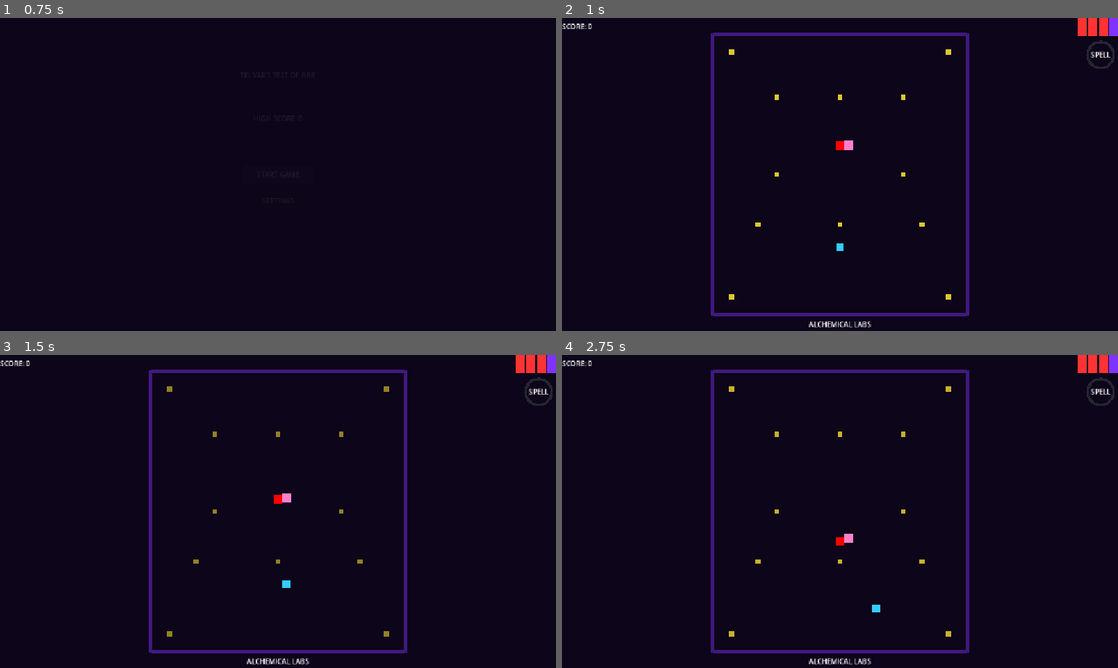
Above: before the commit, frames 1-4 (two rows, left to right).
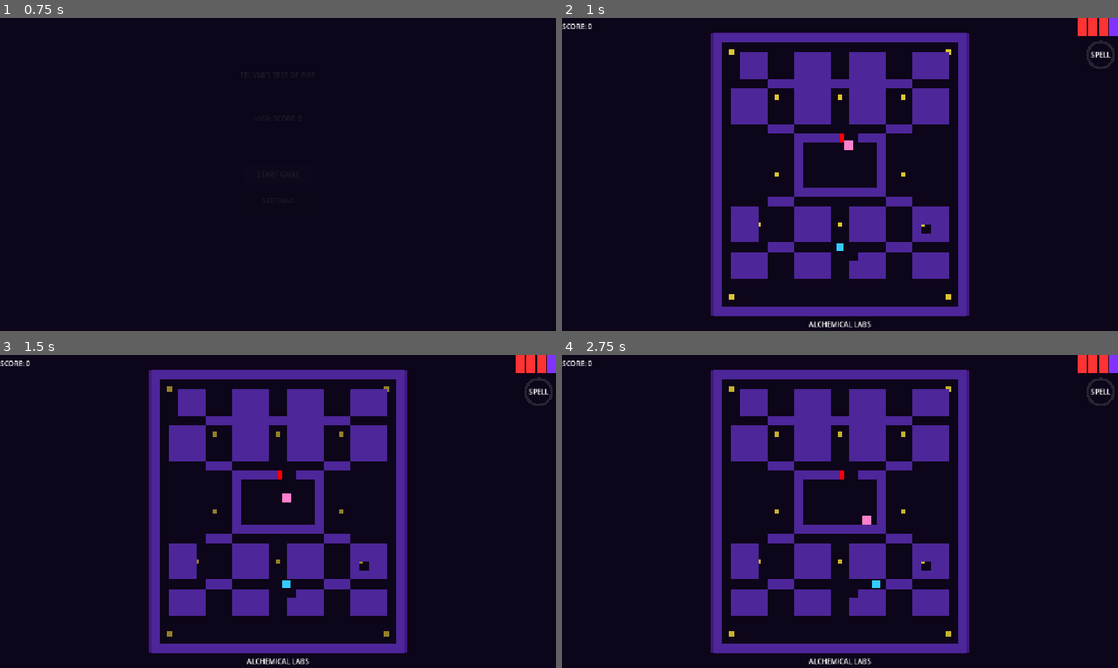
Above: after the commit, the same moments.

Repository: markcromwell/telvar-test-of-fire
Game: Godot game, scene res://scenes/Main.tscn
Two runs of this game, one before a commit and one after it. Both use one fixed random seed, a clock stepped at 60 frames per second and the inputs below.
Inputs:
- Up to frame 1 (0.75 s): click "START GAME" at 0.5 s
- Up to frame 2 (1 s): no input
- Up to frame 3 (1.5 s): hold Right (move_right) from 1.28 s (still down)
- Up to frame 4 (2.75 s): release Right (move_right) at 2.03 s; hold Down (move_down) from 2.03 s (still down)

Frame 1 is identical in both runs. In frame 2, 18% of the frame differs, in the area x 27-73%, y 4-96%; in frame 3, 18%; in frame 4, 19%.

Commit message:
feat: add Alchemical Labs maze layout to Level1
- Level1._get_maze_layout() returns 28x31 tile grid with pac-man-style
  maze: boundary walls, 8 wall blocks, ghost house outline, horizontal
  connectors; all page/player/ghost spawn positions kept clear
- LevelBase._build_maze_walls() instantiates StaticBody2D+ColorRect per
  '#' tile; called in _setup_level() after wall visuals
- Remove debug INPUT/MOVE/BLOCKED prints from Player.gd (input confirmed)

Co-Authored-By: Claude Sonnet 4.6 <noreply@anthropic.com>

Diff:
--- a/scripts/Level1.gd
+++ b/scripts/Level1.gd
@@ -1,4 +1,40 @@
 extends "res://scripts/LevelBase.gd"
+
+
+func _get_maze_layout() -> PackedStringArray:
+	return PackedStringArray([
+		"############################",
+		"#..........................#",
+		"#..###...####..####...####.#",
+		"#..###...####..####...####.#",
+		"#..###...####..####...####.#",
+		"#.....################.....#",
+		"#.####...####..####...####.#",
+		"#.####...####..####...####.#",
+		"#.####...####..####...####.#",
+		"#.####...####..####...####.#",
+		"#.....###..........###.....#",
+		"#........#####..###........#",
+		"#........#........#........#",
+		"#........#........#........#",
+		"#........#........#........#",
+		"#........#........#........#",
+		"#........#........#........#",
+		"#........##########........#",
+		"#.....###..........###.....#",
+		"#.###....####..####...####.#",
+		"#.###....####..####...####.#",
+		"#.###....####..####...#.##.#",
+		"#.###....####..####...####.#",
+		"#.....###..........###.....#",
+		"#.####...####...###...####.#",
+		"#.####...####..####...####.#",
+		"#.####...####..####...####.#",
+		"#..........................#",
+		"#..........................#",
+		"#..........................#",
+		"############################",
+	])
 
 
 func _ready() -> void:
--- a/scripts/LevelBase.gd
+++ b/scripts/LevelBase.gd
@@ -63,6 +63,39 @@
 	return ImageTexture.create_from_image(img)
 
 
+func _get_maze_layout() -> PackedStringArray:
+	return PackedStringArray()
+
+
+func _build_maze_walls() -> void:
+	var layout := _get_maze_layout()
+	if layout.is_empty():
+		return
+	var wall_color := Color(0.3, 0.15, 0.6)
+	var wall_parent := Node2D.new()
+	wall_parent.name = "MazeLayout"
+	add_child(wall_parent)
+	for row in layout.size():
+		var line: String = layout[row]
+		for col in line.length():
+			if line[col] == '#':
+				var body := StaticBody2D.new()
+				body.collision_layer = 1
+				body.position = Vector2(col * TILE_SIZE + TILE_SIZE * 0.5,
+						row * TILE_SIZE + TILE_SIZE * 0.5)
+				var shape := RectangleShape2D.new()
+				shape.size = Vector2(TILE_SIZE, TILE_SIZE)
+				var cshape := CollisionShape2D.new()
+				cshape.shape = shape
+				body.add_child(cshape)
+				var rect := ColorRect.new()
+				rect.size = Vector2(TILE_SIZE, TILE_SIZE)
+				rect.position = Vector2(-TILE_SIZE * 0.5, -TILE_SIZE * 0.5)
+				rect.color = wall_color
+				body.add_child(rect)
+				wall_parent.add_child(body)
+
+
 func _add_wall_visuals() -> void:
 	var maze_walls := get_node_or_null("MazeWalls")
 	if not maze_walls:
@@ -85,6 +118,7 @@
 		_player.died.connect(_on_player_died)
 		_player_spawn = _player.position
 	_add_wall_visuals()
+	_build_maze_walls()
 	var ghost_container := get_node_or_null("Ghosts")
 	if ghost_container:
 		for child in ghost_container.get_children():
--- a/scripts/Player.gd
+++ b/scripts/Player.gd
@@ -49,7 +49,6 @@
 		input_dir = Vector2.RIGHT
 	if input_dir != Vector2.ZERO:
 		queued_direction = input_dir
-		print("INPUT: ", input_dir, " pos=", position, " moving=", is_moving)
 
 
 func _try_move() -> void:
@@ -58,13 +57,9 @@
 		queued_direction = Vector2.ZERO
 		target_position = position + current_direction * TILE_SIZE
 		is_moving = true
-		print("MOVE: dir=", current_direction, " target=", target_position)
 	elif current_direction != Vector2.ZERO and _can_move(current_direction):
 		target_position = position + current_direction * TILE_SIZE
 		is_moving = true
-	else:
-		if queued_direction != Vector2.ZERO:
-			print("BLOCKED: ", queued_direction, " at ", position)
 
 
 func _move_toward_target(delta: float) -> void:
